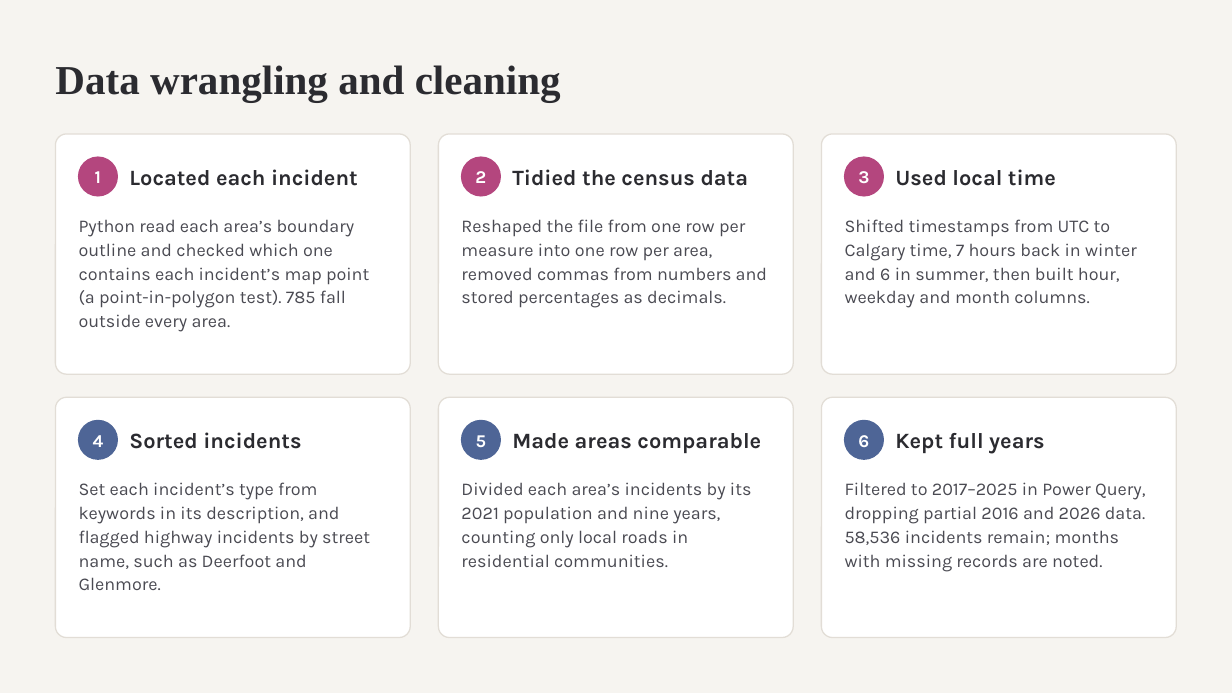
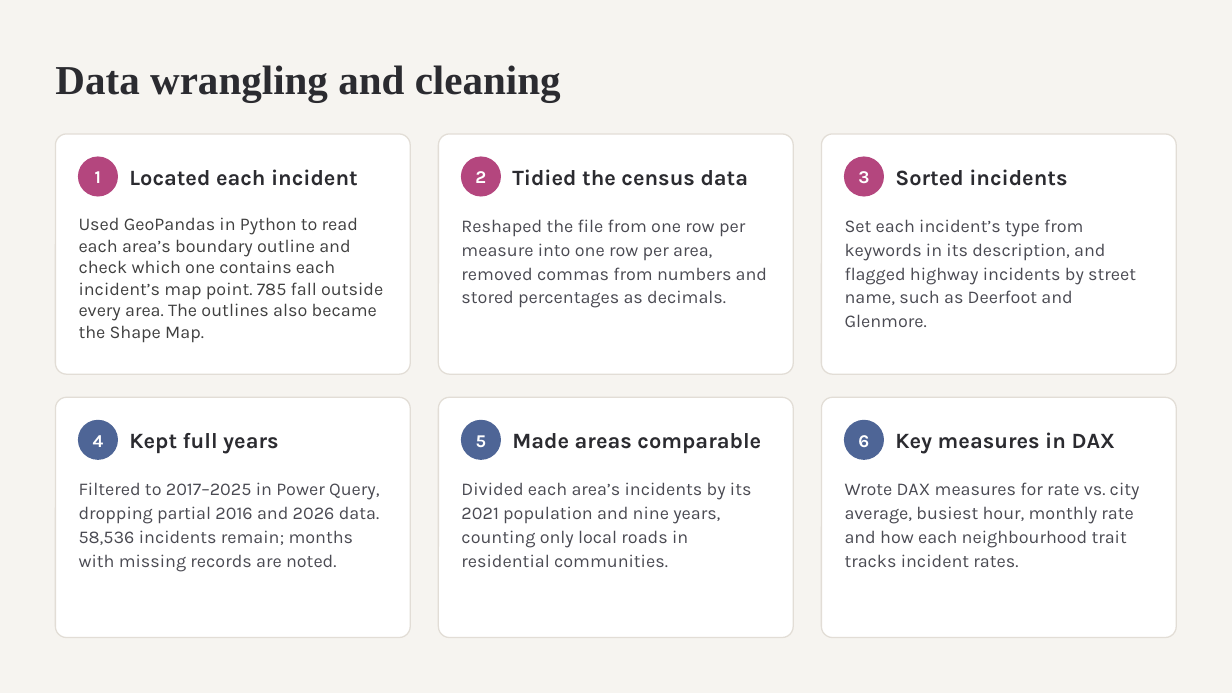
Before and after one commit to AdrianJulve/calgary-traffic-dashboard, a slide deck: slide 5 of Calgary_Traffic_Midpoint.pptx. Drawn at 1232x693 pixels with LibreOffice and Linux fonts; fonts in the diff are those of the drawing. Boxes give left, top, right and bottom in pixels: in the first picture for what was removed or moved away, otherwise in the second. Text is boxed around its words. In the diff, an @@ line names an element or a change of style, - is before the commit and + after.

```diff
--- a/Calgary_Traffic_Midpoint.pptx
+++ b/Calgary_Traffic_Midpoint.pptx
@@ text at (x1=895, y1=169, x2=1067, y2=186): text changed @@
-Used local time
+Sorted incidents
@@ text at (x1=79, y1=217, x2=383, y2=343): text changed; text colour #4A4A52 to #404040 @@
-Python read each area’s boundary outline and checked which one contains each incident’s map point (a point-in-polygon test). 785 fall outside every area.
+Used GeoPandas in Python to read each area’s boundary outline and check which one contains each incident’s map point. 785 fall outside every area. The outlines also became the Shape Map.
@@ text at (x1=845, y1=219, x2=1136, y2=327): text changed @@
-Shifted timestamps from UTC to Calgary time, 7 hours back in winter and 6 in summer, then built hour, weekday and month columns.
+Set each incident’s type from keywords in its description, and flagged highway incidents by street name, such as Deerfoot and Glenmore.
@@ text at (x1=129, y1=433, x2=278, y2=454): text changed @@
-Sorted incidents
+Kept full years
@@ text at (x1=895, y1=432, x2=1116, y2=454): text changed @@
-Kept full years
+Key measures in DAX
@@ text at (x1=79, y1=482, x2=379, y2=572): text changed @@
-Set each incident’s type from keywords in its description, and flagged highway incidents by street name, such as Deerfoot and Glenmore.
+Filtered to 2017–2025 in Power Query, dropping partial 2016 and 2026 data. 58,536 incidents remain; months with missing records are noted.
@@ text at (x1=845, y1=482, x2=1140, y2=567): text changed @@
-Filtered to 2017–2025 in Power Query, dropping partial 2016 and 2026 data. 58,536 incidents remain; months with missing records are noted.
+Wrote DAX measures for rate vs. city average, busiest hour, monthly rate and how each neighbourhood trait tracks incident rates.
```
Also in this commit, not shown: 2 other slides changed, 3 slides added, 3 slides removed.
